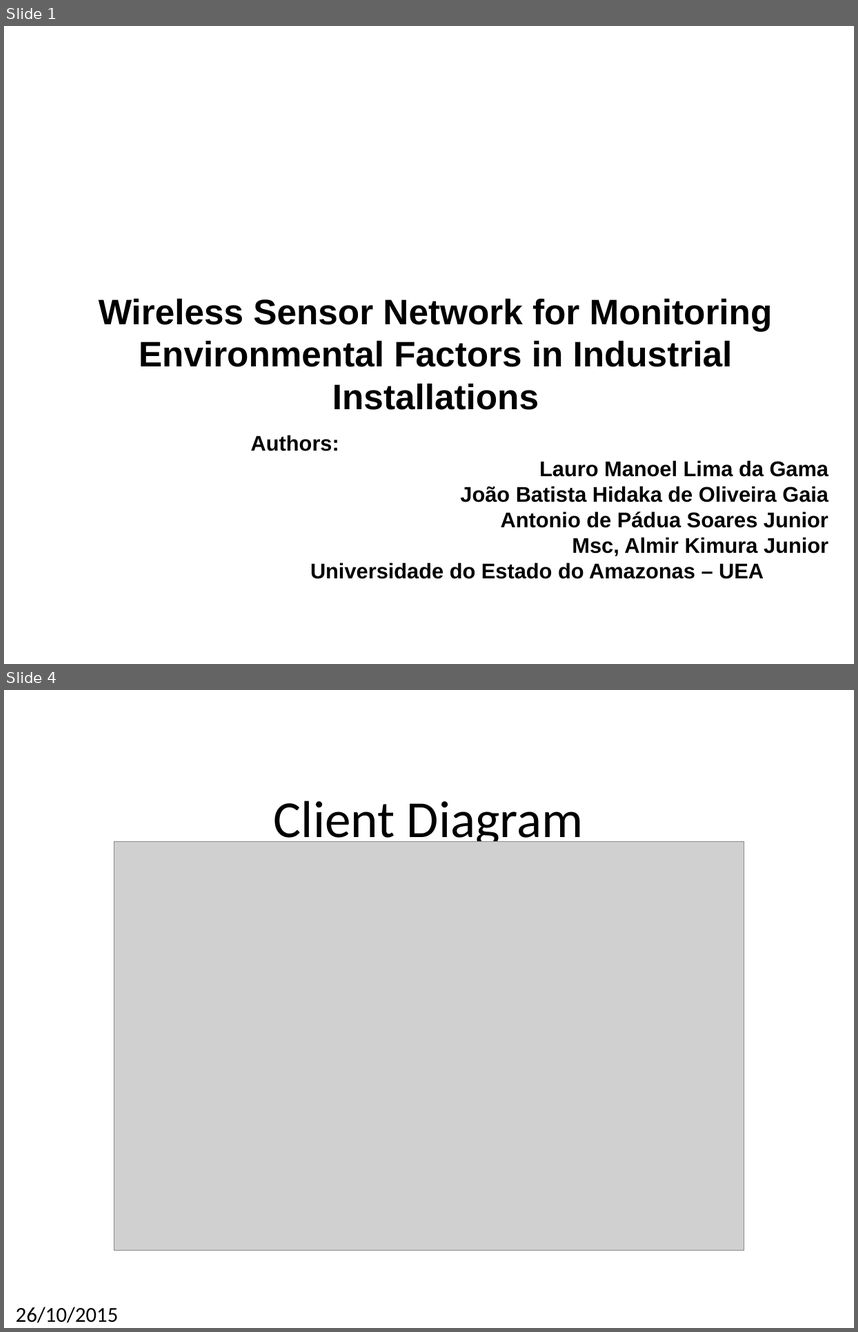
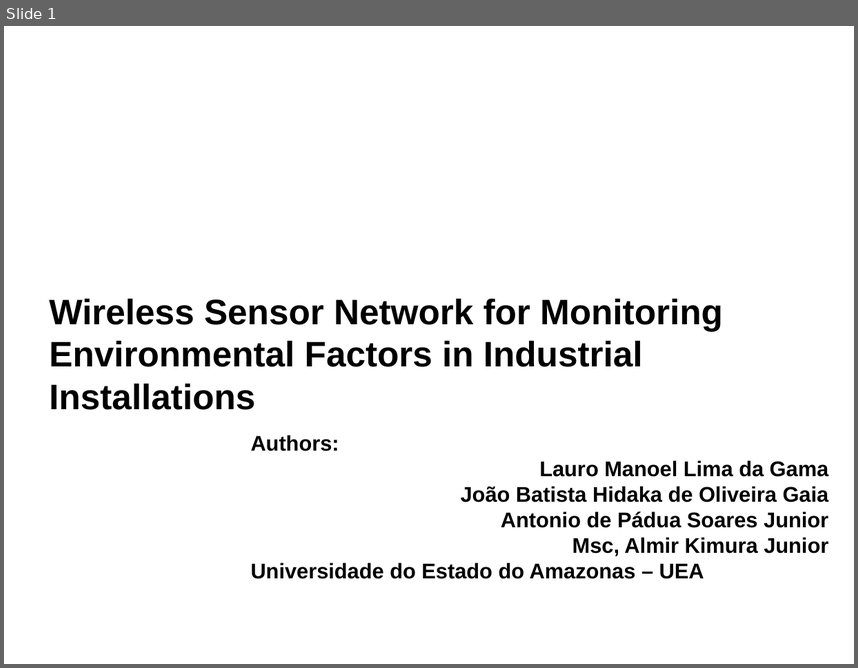
Before and after one commit to laurogama/artigo_pos, a slide deck: formato_chilecon/presentation/presentation_template.pptx. Shown one above the other, each under a label of ours: slides 1 and 4 before the commit, slide 1 after it; the slides between them are not shown. The pictures are 858x1332 and 858x668 pixels, drawn with LibreOffice and Linux fonts; fonts in the diff are those of the drawing; grey boxes stand for pictures; background and template pictures are left out. Boxes give left, top, right and bottom in pixels: in the first picture for what was removed or moved away, otherwise in the second. Text is boxed around its words. In the diff, an @@ line names an element or a change of style, - is before the commit and + after.

```diff
--- a/formato_chilecon/presentation/presentation_template.pptx
+++ b/formato_chilecon/presentation/presentation_template.pptx
@@ slide 4 removed at bbox=[4, 690, 854, 1328], background picture (left out) @@
@@ text removed at bbox=[274, 800, 584, 849] @@
-Client Diagram
@@ picture removed at bbox=[114, 841, 744, 1250] @@
@@ text removed at bbox=[16, 1306, 118, 1323] @@
-26/10/2015
@@ slide 1 changed as well @@
@@ text "Wireless Sensor Network for Monitoring ..." at bbox=[49, 298, 723, 410]: alignment centre to left @@
@@ text "Authors:" at bbox=[251, 434, 829, 579]: less space between paragraphs; alignment centre to left @@
```
Also in this commit, not shown: 2 other slides changed, 14 slides added, 3 other slides removed, 16 other files.
